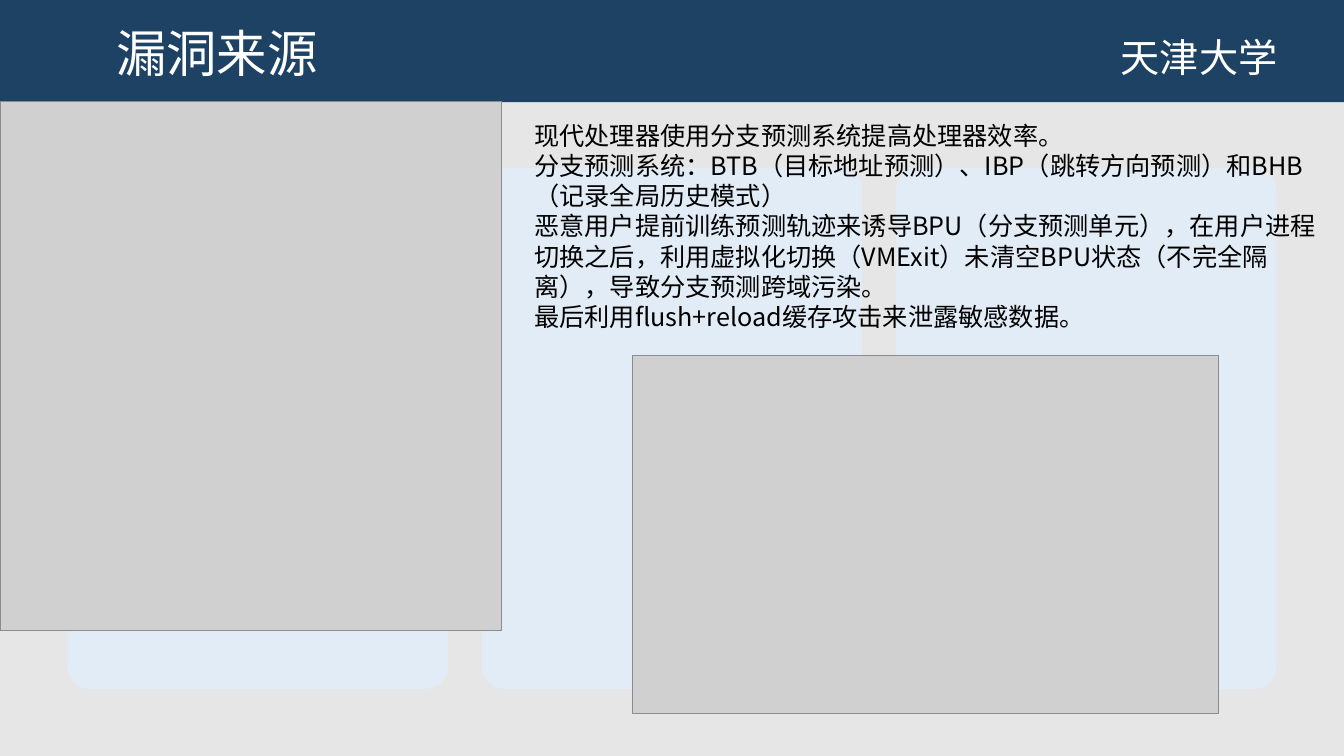
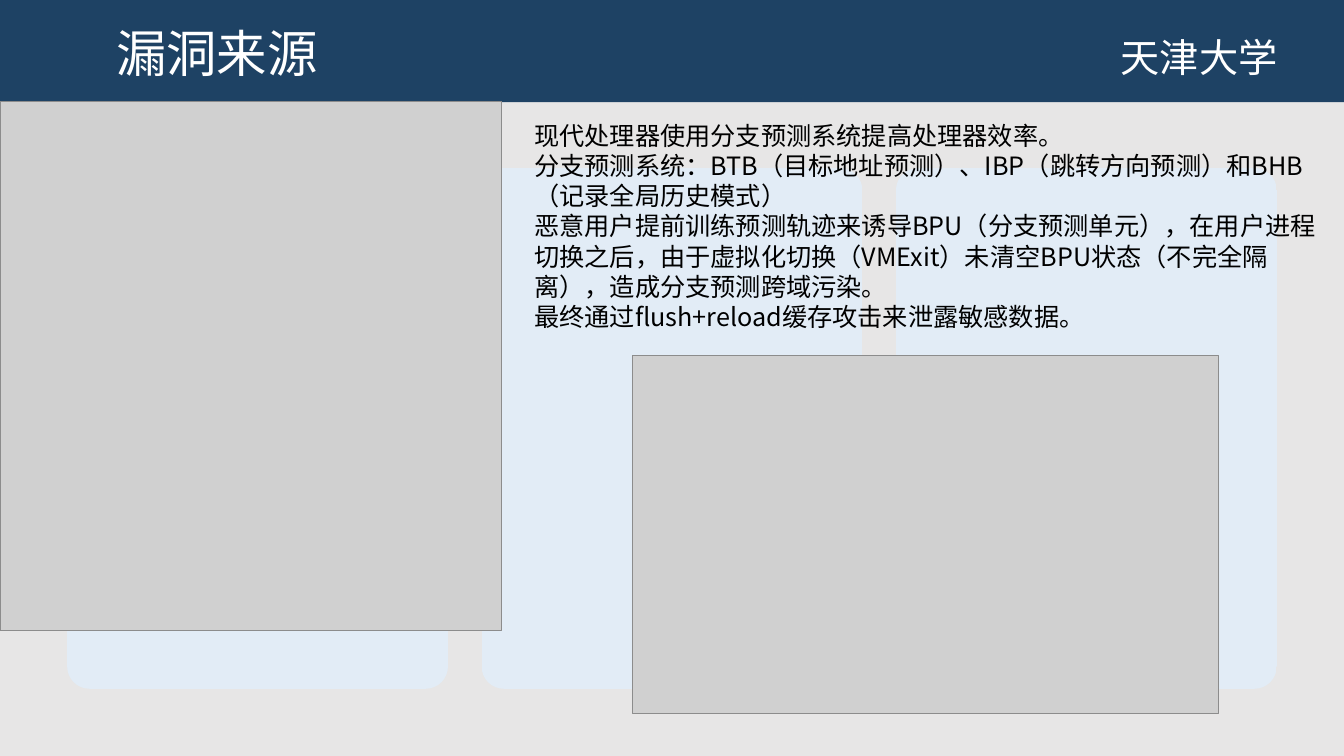
Before and after one commit to JHM2004/amd-microarch-side-channel-testbed, a slide deck: slide 7 of 第1次组会-原理学习-2026-01-07/第一次组会.pptx. Drawn at 1344x756 pixels with LibreOffice and Linux fonts; fonts in the diff are those of the drawing; grey boxes stand for pictures; background and template pictures are left out. Boxes give left, top, right and bottom in pixels: in the first picture for what was removed or moved away, otherwise in the second. Text is boxed around its words. In the diff, an @@ line names an element or a change of style, - is before the commit and + after.

Commit message:
update

```diff
--- a/第1次组会-原理学习-2026-01-07/第一次组会.pptx
+++ b/第1次组会-原理学习-2026-01-07/第一次组会.pptx
@@ text at <box>534,213,1315,328</box>: text changed @@
-恶意用户提前训练预测轨迹来诱导BPU（分支预测单元），在用户进程切换之后，利用虚拟化切换（VMExit）未清空BPU状态（不完全隔离），导致分支预测跨域污染。
-最后利用flush+reload缓存攻击来泄露敏感数据。
+恶意用户提前训练预测轨迹来诱导BPU（分支预测单元），在用户进程切换之后，由于虚拟化切换（VMExit）未清空BPU状态（不完全隔离），造成分支预测跨域污染。
+最终通过flush+reload缓存攻击来泄露敏感数据。
```
Also in this commit, not shown: 10 other slides changed, 1 slide added, 1 slide removed.
